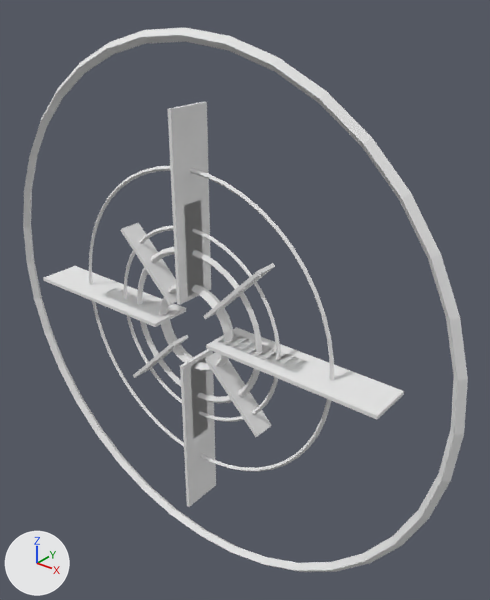
The OBJ model Cappuccino/Assets/Mesh/semirifle-crosshairs.obj as it was, and as the next commit left it.
Both versions are drawn from a 50 mm camera at (9.07, -9.61, 7.04) aimed at (0.68, 0.88, 0.54). Lighting does not change. The marker at lower left points along +X, +Y and +Z. Where no turn or scale is listed for an object, it has been applied to the vertices.

In view in the first picture: 'Cube.002_Cube.003', 'Cube.003_Cube.004', 'Cube.004_Cube.000', 'Cube.006', 'Cube.007', 'Cube.008_Cube', 'Cube.009_Cube.008', 'Cube.010_Cube.009', 'Cube.011_Cube.010', 'Torus', 'Torus.000_Torus.004', 'Torus.001', 'Torus.005', 'Torus.006'.
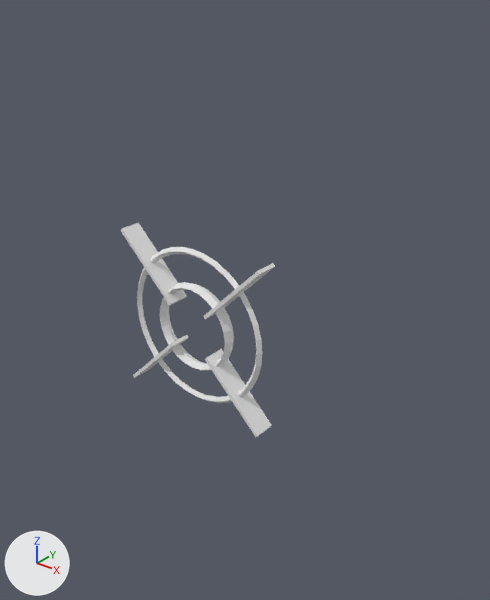
Pixel boxes [x1, y1, x2, y2] of what changed, in the pictures (490 x 600 px):
'Torus.005', deleted: before [23, 27, 468, 572]
'Cube.009_Cube.008', deleted: before [168, 102, 211, 305]
'Cube.011_Cube.010', deleted: before [206, 327, 404, 419]
'Cube.008_Cube', deleted: before [180, 349, 216, 507]
'Torus.001', deleted: before [89, 166, 334, 472]
'Cube.010_Cube.009', deleted: before [43, 266, 186, 327]
'Torus', deleted: before [124, 226, 281, 422]
'Cube.004_Cube.000', deleted: before [191, 360, 208, 434]
'Cube.006', deleted: before [106, 293, 174, 318]
'Cube.007', deleted: before [253, 353, 305, 372]

The edits, one by one:
Object 'Cube.004_Cube.000' (ob_cube_004_cube_000) is deleted.
Object 'Cube.006' (ob_cube_006) is deleted.
Object 'Cube.007' (ob_cube_007) is deleted.
Object 'Cube.008_Cube' (ob_cube_008_cube) is deleted.
Object 'Cube.009_Cube.008' (ob_cube_009_cube_008) is deleted.
Object 'Cube.010_Cube.009' (ob_cube_010_cube_009) is deleted.
Object 'Cube.011_Cube.010' (ob_cube_011_cube_010) is deleted.
Object 'Torus' (ob_torus) is deleted.
Object 'Torus.001' (ob_torus_001) is deleted.
Object 'Torus.005' (ob_torus_005) is deleted.
